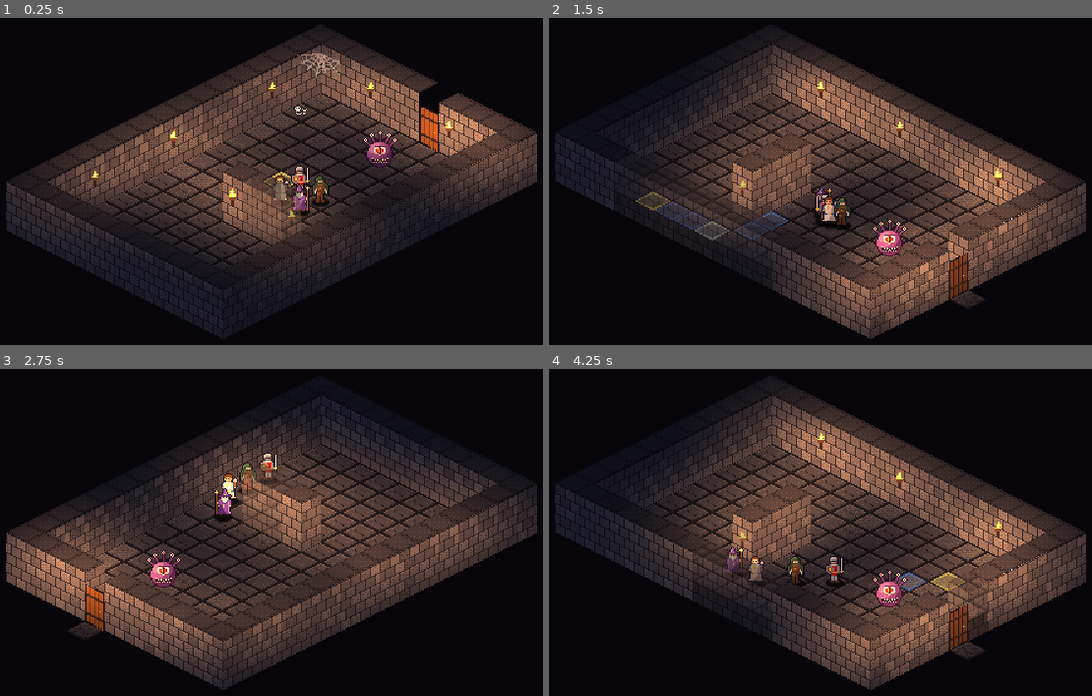
Above: before the commit, frames 1-4 (two rows, left to right).
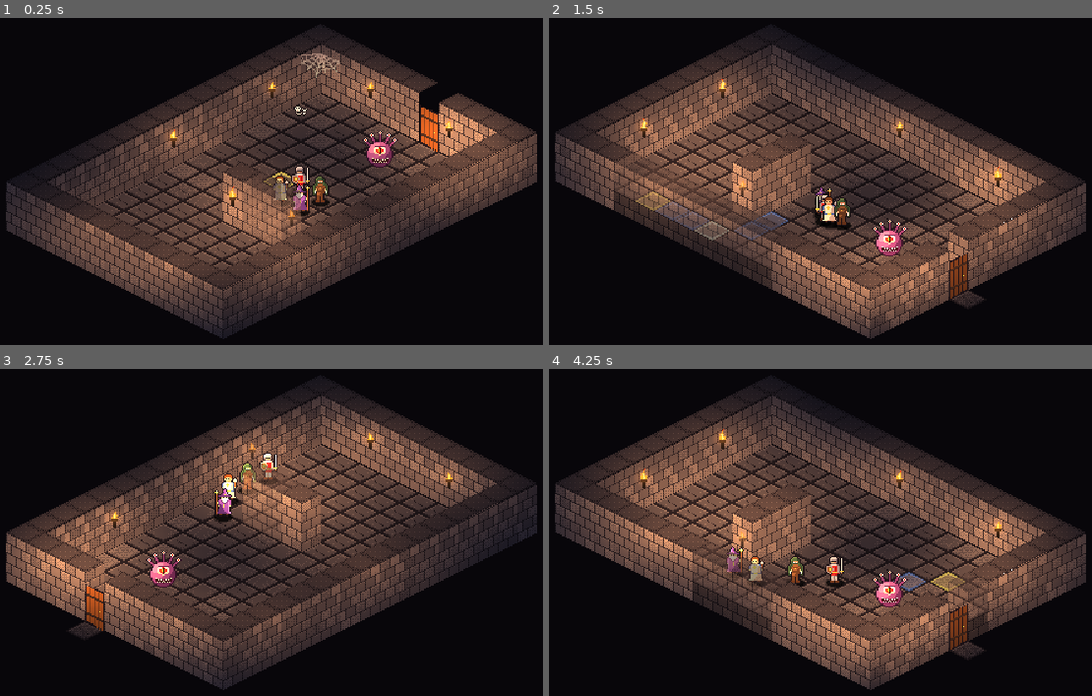
Above: after the commit, the same moments.

Repository: PaulHeraty/herra-iso-dnd
Game: Godot game, scene res://scenes/maps/test_room.tscn
Two runs of this game, one before a commit and one after it. Both use one fixed random seed, a clock stepped at 60 frames per second and the inputs below.
Inputs (mouse positions are in pixels of both pictures, inside the frame that each line leads up to):
- Up to frame 1 (0.25 s): no input
- Up to frame 2 (1.5 s): tap Enter at 0.5 s; move the mouse to (994, 158) at 0.52 s; hold E (view_rotate_right) 0.53-1.25 s; tap S (cam_down) at 0.6 s; click (994, 158) at 0.67 s; drag from (663, 204) to (782, 269) at 1.27 s
- Up to frame 3 (2.75 s): move the mouse to (347, 434) at 2.02 s; hold E (view_rotate_right) from 2.03 s (still down); tap Space (cam_recenter) at 2.1 s
- Up to frame 4 (4.25 s): release E (view_rotate_right) at 2.75 s; drag from (782, 620) to (587, 467) at 2.77 s; move the mouse to (1053, 597) at 3.52 s; hold Q (view_rotate_left) from 3.53 s (still down); tap W (cam_up) at 3.6 s

The runs differ from the first frame. In frame 1, 21% of the frame differs, in the area x 2-95%, y 19-94%; in frame 2, 23%; in frame 3, 18%; in frame 4, 23%, in the area x 1-84%, y 9-91%.

Commit message:
Phase 1 step 4: torch look + back-face torches
- Flame is unshaded with a warm tint and a soft additive glow halo (matches the mock-up);
  smoothed flicker jitter; runtime-only so the editor never saves it into maps
- Lighting model verified against docs/previews/iso_scene.png (unchanged)
- Torch faces BACK_LEFT/BACK_RIGHT for hidden faces (e.g. room side of front walls):
  light always, flame shows when the view turns that face toward you; drawn on top +
  labelled BACK in the editor
- test_room: 4 back-face torches on the front walls, Torch6 removed

Co-Authored-By: Claude Opus 5.5 <noreply@anthropic.com>

Diff:
--- a/scenes/maps/test_room.tscn
+++ b/scenes/maps/test_room.tscn
@@ -48,16 +48,32 @@
 position = Vector2(-104, 60)
 face = 1
 
-[node name="Torch6" parent="World/Entities" unique_id=1590360502 instance=ExtResource("3_uokn5")]
-position = Vector2(-168, 92)
-face = 1
-
 [node name="Torch7" parent="World/Entities" unique_id=1590360503 instance=ExtResource("3_uokn5")]
 position = Vector2(-56, 108)
 
 [node name="Torch8" parent="World/Entities" unique_id=1590360504 instance=ExtResource("3_uokn5")]
 position = Vector2(-8, 124)
 face = 1
+
+[node name="Torch9" parent="World/Entities" unique_id=1590360505 instance=ExtResource("3_uokn5")]
+z_index = 1
+position = Vector2(-168, 132)
+face = 3
+
+[node name="Torch10" parent="World/Entities" unique_id=1590360506 instance=ExtResource("3_uokn5")]
+z_index = 1
+position = Vector2(-104, 164)
+face = 3
+
+[node name="Torch11" parent="World/Entities" unique_id=1590360507 instance=ExtResource("3_uokn5")]
+z_index = 1
+position = Vector2(104, 100)
+face = 2
+
+[node name="Torch12" parent="World/Entities" unique_id=1590360508 instance=ExtResource("3_uokn5")]
+z_index = 1
+position = Vector2(-8, 156)
+face = 2
 
 [node name="Door" parent="World/Entities" unique_id=664664136 instance=ExtResource("5_x5ooa")]
 position = Vector2(112, 40)
--- a/scripts/markers/torch.gd
+++ b/scripts/markers/torch.gd
@@ -2,14 +2,25 @@
 class_name Torch
 extends MapMarker
 ## A wall torch with a flickering flame and warm light. Drop it on a WALL cell and pick which
-## face it hangs on; it snaps to the bottom-middle of that face so it y-sorts in front of the wall.
+## face it hangs on; it snaps to the middle of that face's floor edge.
+##   LEFT / RIGHT           = the lower-left / lower-right faces you see (back walls of a room).
+##   BACK_LEFT / BACK_RIGHT = the upper-left / upper-right faces, hidden in the normal view (e.g. the
+##     room side of a front wall). They light the room as usual; their flame shows when the view
+##     is turned so that face points at you. In the editor they draw on top, faded, labelled BACK.
 
-enum Face { LEFT, RIGHT }   ## LEFT = lit lower-left face (back-right walls), RIGHT = lower-right face
+enum Face { LEFT, RIGHT, BACK_LEFT, BACK_RIGHT }
+
+## Map direction each face looks along (indexed by Face).
+const FACE_NORMAL := [Vector2i(0, 1), Vector2i(1, 0), Vector2i(-1, 0), Vector2i(0, -1)]
+## Node offset from the wall cell's centre (middle of the face's bottom edge), by view direction.
+const EDGE_OFFSET := {Vector2i(0, 1): Vector2(-8, 4), Vector2i(1, 0): Vector2(8, 4),
+		Vector2i(0, -1): Vector2(8, -4), Vector2i(-1, 0): Vector2(-8, -4)}
 
 @export var face := Face.LEFT:
 	set(v):
 		face = v
 		_snap()
+		_apply_editor_look()
 		queue_redraw()
 @export var lit := true:
 	set(v):
@@ -20,6 +31,12 @@
 
 const FRAMES := 8
 const FPS := 8.0
+## Soft additive halo around the flame (the mock-ups' glow).
+const GLOW_COLOR := Color(1.0, 0.55, 0.22, 0.45)
+## Warm tint on the (unshaded) flame, like the mock-ups where fire picks up its own light colour.
+const FLAME_TINT := Color(1.0, 0.84, 0.62)
+const GLOW_SIZE := 18
+const GLOW_POS := Vector2(0, -25)      ## flame centre, relative to the torch node
 
 @onready var flame: Sprite2D = $Flame
 @onready var light: PointLight2D = $Light
@@ -27,6 +44,8 @@
 var _t := 0.0
 var _front_facing := true
 var _seed := 0.0
+var _jitter := 0.0
+var _glow: Sprite2D
 
 
 func _init() -> void:
@@ -36,26 +55,72 @@
 func _ready() -> void:
 	super()
 	_seed = randf() * 100.0
+	if Engine.is_editor_hint():   # runtime-only look; don't let the editor save it into maps
+		_apply_lit()
+		_apply_editor_look()
+		return
+	# Fire glows by itself: the flame ignores ambient + light, so its palette shows as drawn.
+	var unshaded := CanvasItemMaterial.new()
+	unshaded.light_mode = CanvasItemMaterial.LIGHT_MODE_UNSHADED
+	flame.material = unshaded
+	flame.modulate = FLAME_TINT
+	_glow = Sprite2D.new()
+	_glow.name = "Glow"
+	_glow.texture = _glow_texture()
+	_glow.position = GLOW_POS
+	var add := CanvasItemMaterial.new()
+	add.light_mode = CanvasItemMaterial.LIGHT_MODE_UNSHADED
+	add.blend_mode = CanvasItemMaterial.BLEND_MODE_ADD
+	_glow.material = add
+	_glow.modulate = GLOW_COLOR
+	add_child(_glow)
 	_apply_lit()
 
 
-func _snap_offset() -> Vector2:
-	# Bottom-middle of the face edge, relative to the wall cell's centre.
-	return Vector2(-8, 4) if face == Face.LEFT else Vector2(8, 4)
+static var _glow_tex: Texture2D
+
+static func _glow_texture() -> Texture2D:
+	if _glow_tex == null:
+		var g := Gradient.new()
+		g.offsets = PackedFloat32Array([0.0, 0.35, 1.0])
+		g.colors = PackedColorArray([Color(1, 1, 1, 1), Color(1, 1, 1, 0.35), Color(1, 1, 1, 0)])
+		var t := GradientTexture2D.new()
+		t.gradient = g
+		t.width = GLOW_SIZE
+		t.height = GLOW_SIZE
+		t.fill = GradientTexture2D.FILL_RADIAL
+		t.fill_from = Vector2(0.5, 0.5)
+		t.fill_to = Vector2(1.0, 0.5)
+		_glow_tex = t
+	return _glow_tex
 
 
-## Direction the torch's face points, in map cells (LEFT face looks along +y, RIGHT along +x).
+func _snap_offset() -> Vector2:
+	# Middle of the face's bottom edge, relative to the wall cell's centre (editor = unturned view).
+	return EDGE_OFFSET[face_normal()]
+
+
+## Direction the torch's face points, in map cells (LEFT +y, RIGHT +x, BACK_LEFT -x, BACK_RIGHT -y).
 func face_normal() -> Vector2i:
-	return Vector2i(0, 1) if face == Face.LEFT else Vector2i(1, 0)
+	return FACE_NORMAL[face]
+
+
+## Editor only: back-face torches sit behind their wall, so draw them on top, faded and labelled.
+func _apply_editor_look() -> void:
+	if not Engine.is_editor_hint() or not is_node_ready():
+		return
+	var back := face == Face.BACK_LEFT or face == Face.BACK_RIGHT
+	z_index = 1 if back else 0
+	flame.modulate.a = 0.5 if back else 1.0
+	gizmo_label = "BACK" if back else ""
+	queue_redraw()
 
 
 ## Hang on the same face of the block in the rotated view. If that face now points away from the
 ## viewer, it sits on the hidden back of the block: the flame is hidden but the light stays.
 func apply_view() -> void:
 	var n := IsoGrid.rotate_dir(face_normal())
-	var off := {Vector2i(0, 1): Vector2(-8, 4), Vector2i(1, 0): Vector2(8, 4),
-			Vector2i(0, -1): Vector2(8, -4), Vector2i(-1, 0): Vector2(-8, -4)}
-	position = _home_position if IsoGrid.rotation == 0 else IsoGrid.cell_to_world(get_cell()) + off[n]
+	position = _home_position if IsoGrid.rotation == 0 else IsoGrid.cell_to_world(get_cell()) + EDGE_OFFSET[n]
 	_front_facing = n == Vector2i(0, 1) or n == Vector2i(1, 0)
 	_apply_lit()
 
@@ -64,6 +129,8 @@
 	if not is_node_ready():
 		return
 	flame.visible = lit and _front_facing
+	if _glow:
+		_glow.visible = flame.visible
 	light.enabled = lit
 
 
@@ -73,4 +140,9 @@
 	_t += delta
 	flame.frame = int((_t + _seed) * FPS) % FRAMES
 	var f := _t * 2.3 + _seed
-	light.energy = light_energy * (1.0 + flicker * sin(f) * 0.6 + flicker * sin(f * 3.7) * 0.4 + randf_range(-0.03, 0.03))
+	# Smoothed random jitter on top of two slow waves (a fresh random value every frame buzzes).
+	_jitter = lerpf(_jitter, randf_range(-1.0, 1.0), 1.0 - exp(-12.0 * delta))
+	var k := 1.0 + flicker * (sin(f) * 0.6 + sin(f * 3.7) * 0.4) + 0.05 * _jitter
+	light.energy = light_energy * k
+	if _glow:
+		_glow.modulate.a = GLOW_COLOR.a * clampf(k, 0.0, 1.5)
Not shown, changed: CLAUDE.md
